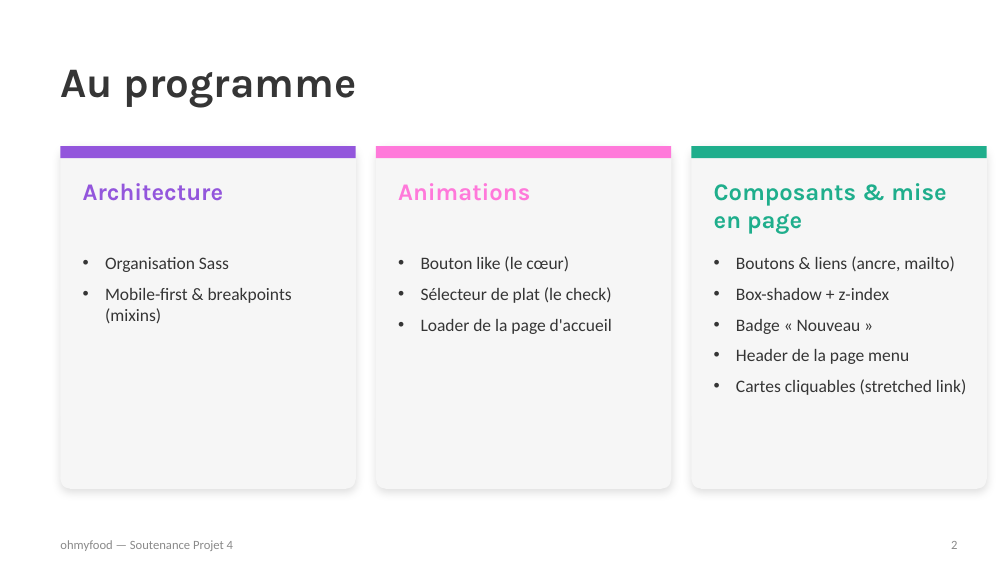
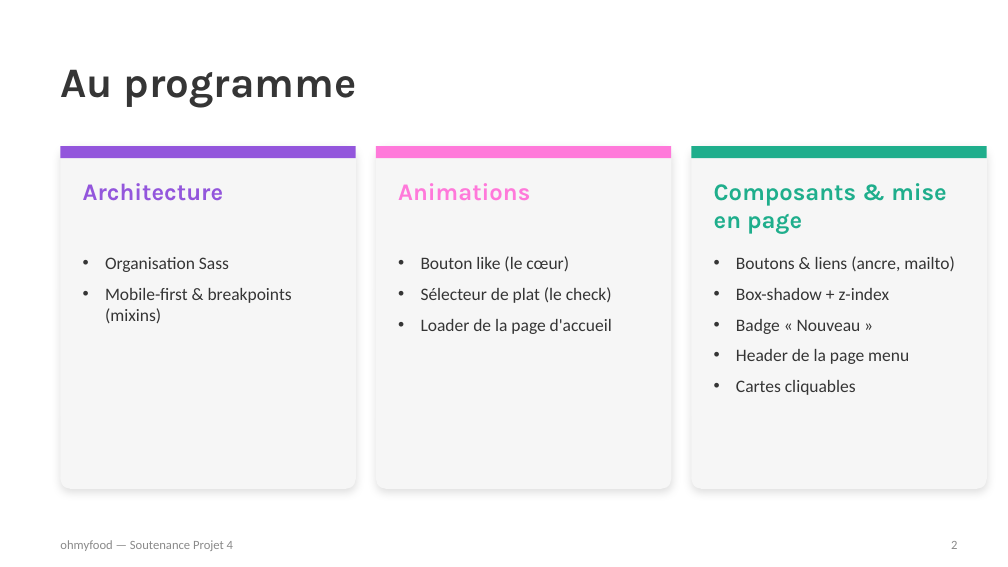
Before and after one commit to nico67-als/Ohmyfood, a slide deck: slide 2 of Soutenance/Ohmyfood_Soutenance.pptx. Drawn at 1008x567 pixels with LibreOffice and Linux fonts; fonts in the diff are those of the drawing. Boxes give left, top, right and bottom in pixels: in the first picture for what was removed or moved away, otherwise in the second. Text is boxed around its words. In the diff, an @@ line names an element or a change of style, - is before the commit and + after.

```diff
--- a/Soutenance/Ohmyfood_Soutenance.pptx
+++ b/Soutenance/Ohmyfood_Soutenance.pptx
@@ text at (x1=736, y1=380, x2=856, y2=395): text changed @@
-• Cartes cliquables (stretched link)
+• Cartes cliquables
```
Also in this commit, not shown: 4 other slides changed, 12 other files.
